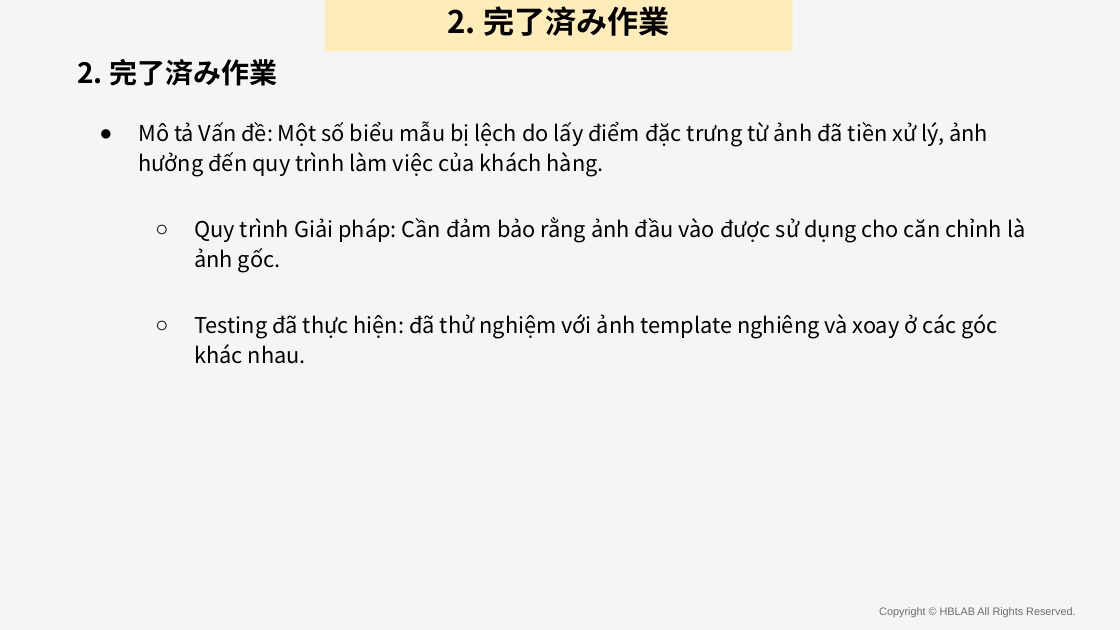
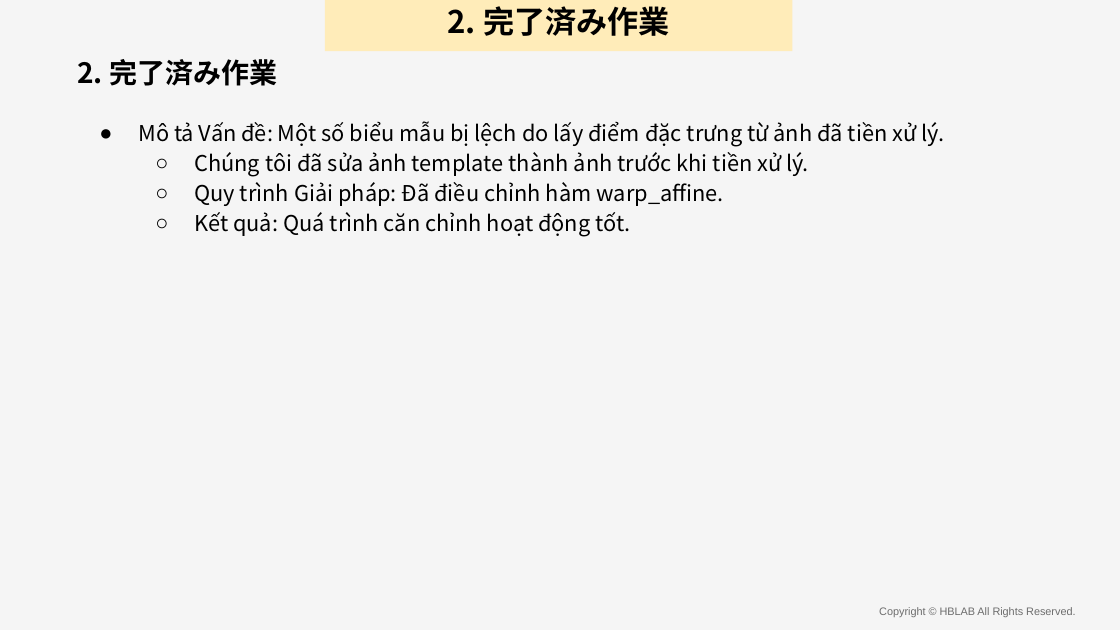
Before and after one commit to anhnvVNU/slide_maker, a slide deck: slide 7 of output/final_presentation.pptx. Drawn at 1120x630 pixels with LibreOffice and Linux fonts; fonts in the diff are those of the drawing; background and template pictures are left out. Boxes give left, top, right and bottom in pixels: in the first picture for what was removed or moved away, otherwise in the second. Text is boxed around its words. In the diff, an @@ line names an element or a change of style, - is before the commit and + after.

```diff
--- a/output/final_presentation.pptx
+++ b/output/final_presentation.pptx
@@ text at box(138, 121, 944, 237): text changed @@
-● Mô tả Vấn đề: Một số biểu mẫu bị lệch do lấy điểm đặc trưng từ ảnh đã tiền xử lý, ảnh hưởng đến quy trình làm việc của khách hàng.
-  ○ Quy trình Giải pháp: Cần đảm bảo rằng ảnh đầu vào được sử dụng cho căn chỉnh là ảnh gốc.
-  ○ Testing đã thực hiện: đã thử nghiệm với ảnh template nghiêng và xoay ở các góc khác nhau.
+● Mô tả Vấn đề: Một số biểu mẫu bị lệch do lấy điểm đặc trưng từ ảnh đã tiền xử lý.
+  ○ Chúng tôi đã sửa ảnh template thành ảnh trước khi tiền xử lý.
+  ○ Quy trình Giải pháp: Đã điều chỉnh hàm warp_affine.
+  ○ Kết quả: Quá trình căn chỉnh hoạt động tốt.
```
Also in this commit, not shown: 10 other slides changed, 2 slides removed, 25 other files.
